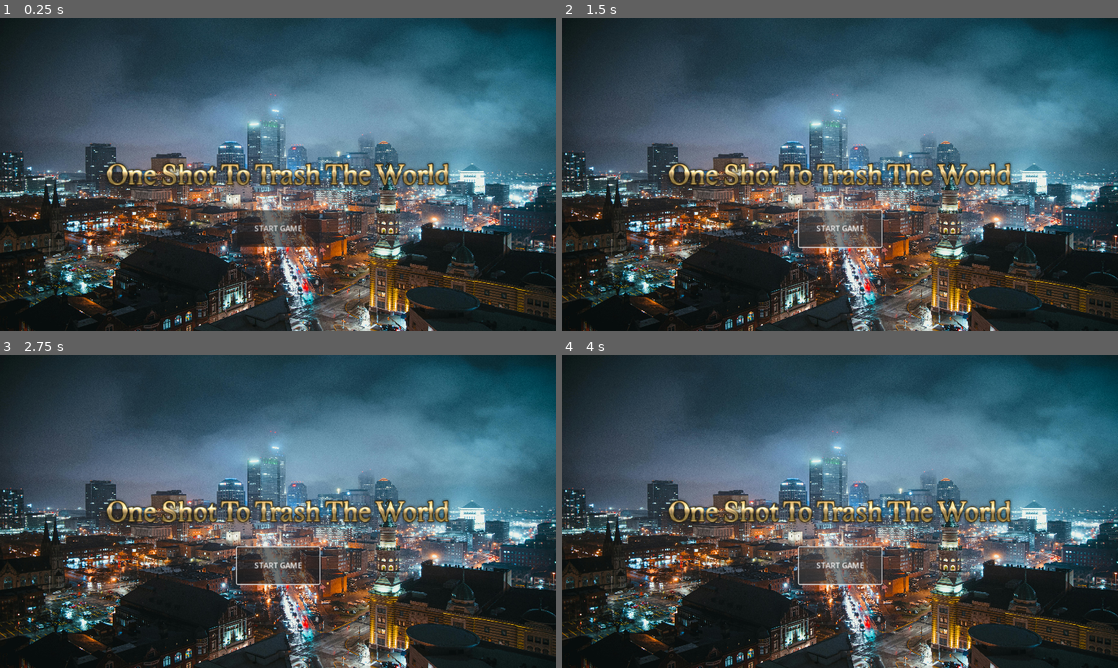
Above: before the commit, frames 1-4 (two rows, left to right).
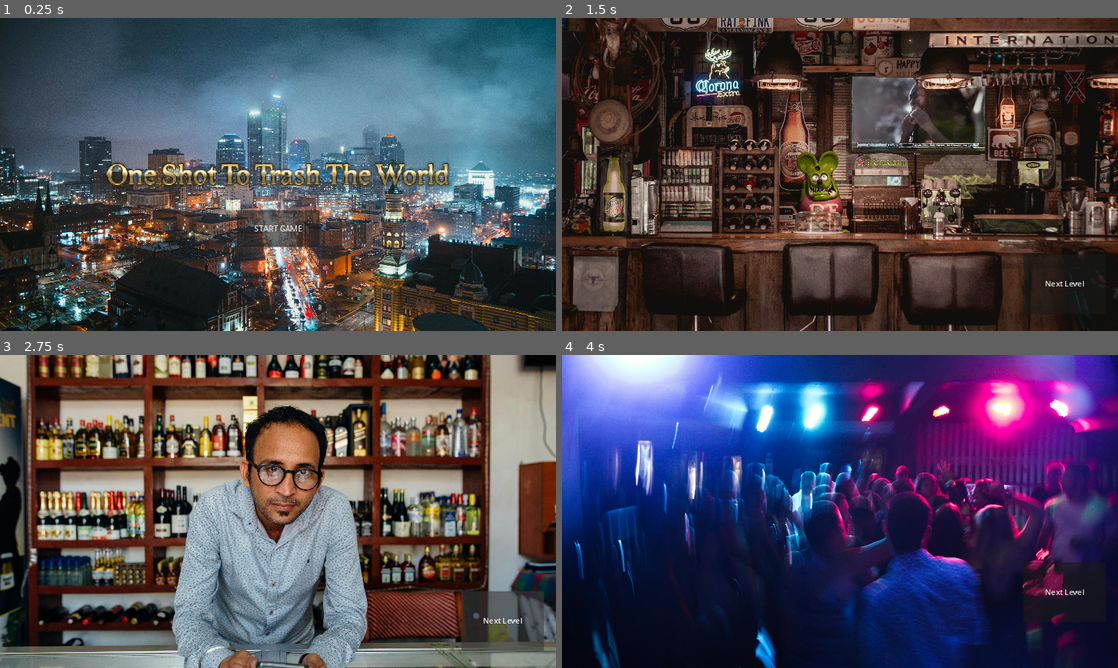
Above: after the commit, the same moments.

Repository: TreSmith/JameGamGameJam
Game: Godot game, scene res://Scenes/UI/main_menu.tscn
The game is run twice, just before and just after one commit, with the same random seed, the same clock (stepped at 60 frames per second) and the same inputs.
Inputs (mouse positions are in pixels of both pictures, inside the frame that each line leads up to):
- Up to frame 1 (0.25 s): no input
- Up to frame 2 (1.5 s): click "START GAME" at 0.5 s; click (840, 227) at 1.25 s, where only the run before the commit has a clickable "START GAME"
- Up to frame 3 (2.75 s): click (500, 621) at 2 s, where only the run after the commit has a clickable "Next Level"
- Up to frame 4 (4 s): click (1062, 621) at 2.75 s, where only the run after the commit has a clickable "Next Level"; click (840, 564) at 3.5 s, where only the run before the commit has a clickable "START GAME"

The runs differ from the first frame. In frame 1, 44% of the frame differs, in the area x 0-100%, y 0-100%; in frame 2, 88%; in frame 3, 94%; in frame 4, 87%.

Commit message:
adding scene transitions

Diff:
--- a/Scenes/Levels/level_1.tscn
+++ b/Scenes/Levels/level_1.tscn
@@ -1,18 +1,25 @@
-[gd_scene load_steps=2 format=3 uid="uid://3m8fja3p3ixi"]
+[gd_scene load_steps=4 format=3 uid="uid://3m8fja3p3ixi"]
 
 [ext_resource type="Texture2D" uid="uid://bd53a7xjwuleu" path="res://Assets/Backgrounds/Level1.jpg" id="1_j2ew7"]
+[ext_resource type="Script" path="res://Scripts/level_script.gd" id="1_n3ubw"]
+[ext_resource type="PackedScene" uid="uid://ca0k0j0evguft" path="res://Scenes/UI/next_level.tscn" id="3_v7kdf"]
 
 [node name="Level_1" type="Node2D"]
+script = ExtResource("1_n3ubw")
 
-[node name="Background" type="TextureRect" parent="."]
+[node name="UI_Layer" type="CanvasLayer" parent="."]
+layer = 0
+
+[node name="Background" type="TextureRect" parent="UI_Layer"]
 anchors_preset = 15
 anchor_right = 1.0
 anchor_bottom = 1.0
-offset_left = -2.0
-offset_top = -6.0
-offset_right = 1157.0
-offset_bottom = 770.0
 grow_horizontal = 2
 grow_vertical = 2
 texture = ExtResource("1_j2ew7")
 expand_mode = 3
+stretch_mode = 6
+
+[node name="NextLevel" parent="UI_Layer" instance=ExtResource("3_v7kdf")]
+
+[connection signal="next_level" from="UI_Layer/NextLevel" to="." method="_on_next_level_next_level"]
--- a/Scenes/Levels/level_2.tscn
+++ b/Scenes/Levels/level_2.tscn
@@ -1,18 +1,26 @@
-[gd_scene load_steps=2 format=3 uid="uid://sk06dailw4rp"]
+[gd_scene load_steps=4 format=3 uid="uid://sk06dailw4rp"]
 
 [ext_resource type="Texture2D" uid="uid://dt3smeuvoydug" path="res://Assets/Backgrounds/Level2.jpg" id="1_n2d4i"]
+[ext_resource type="Script" path="res://Scripts/level_script.gd" id="1_on5jf"]
+[ext_resource type="PackedScene" uid="uid://ca0k0j0evguft" path="res://Scenes/UI/next_level.tscn" id="3_gtfh0"]
 
 [node name="level_2" type="Node2D"]
+script = ExtResource("1_on5jf")
 
-[node name="Background" type="TextureRect" parent="."]
+[node name="UI_Layer" type="CanvasLayer" parent="."]
+
+[node name="Background" type="TextureRect" parent="UI_Layer"]
 anchors_preset = 15
 anchor_right = 1.0
 anchor_bottom = 1.0
-offset_left = -45.0
-offset_top = -72.0
-offset_right = 1208.0
-offset_bottom = 763.0
 grow_horizontal = 2
 grow_vertical = 2
 texture = ExtResource("1_n2d4i")
 expand_mode = 3
+stretch_mode = 6
+
+[node name="NextLevel" parent="UI_Layer" instance=ExtResource("3_gtfh0")]
+offset_top = -60.0
+offset_bottom = 590.0
+
+[connection signal="next_level" from="UI_Layer/NextLevel" to="." method="_on_next_level_next_level"]
--- a/Scenes/Levels/level_3.tscn
+++ b/Scenes/Levels/level_3.tscn
@@ -1,18 +1,24 @@
-[gd_scene load_steps=2 format=3 uid="uid://dnyrd3qv8iptj"]
+[gd_scene load_steps=4 format=3 uid="uid://dnyrd3qv8iptj"]
 
+[ext_resource type="Script" path="res://Scripts/level_script.gd" id="1_pyrow"]
 [ext_resource type="Texture2D" uid="uid://bm1ygorpkugxo" path="res://Assets/Backgrounds/Level3.jpg" id="1_rrwl0"]
+[ext_resource type="PackedScene" uid="uid://ca0k0j0evguft" path="res://Scenes/UI/next_level.tscn" id="3_aiwgx"]
 
 [node name="level_3" type="Node2D"]
+script = ExtResource("1_pyrow")
 
-[node name="Background" type="TextureRect" parent="."]
+[node name="UI_Layer" type="CanvasLayer" parent="."]
+
+[node name="Background" type="TextureRect" parent="UI_Layer"]
 anchors_preset = 15
 anchor_right = 1.0
 anchor_bottom = 1.0
-offset_left = 3.0
-offset_top = -51.0
-offset_right = 1155.0
-offset_bottom = 813.0
 grow_horizontal = 2
 grow_vertical = 2
 texture = ExtResource("1_rrwl0")
 expand_mode = 3
+stretch_mode = 6
+
+[node name="NextLevel" parent="UI_Layer" instance=ExtResource("3_aiwgx")]
+
+[connection signal="next_level" from="UI_Layer/NextLevel" to="." method="_on_next_level_next_level"]
--- a/Scenes/Levels/level_4.tscn
+++ b/Scenes/Levels/level_4.tscn
@@ -1,18 +1,24 @@
-[gd_scene load_steps=2 format=3 uid="uid://cy3fgiw2rwbv2"]
+[gd_scene load_steps=4 format=3 uid="uid://cy3fgiw2rwbv2"]
 
+[ext_resource type="Script" path="res://Scripts/level_script.gd" id="1_0e4vm"]
 [ext_resource type="Texture2D" uid="uid://cs1kh062akifw" path="res://Assets/Backgrounds/Level4.jpg" id="1_lmou2"]
+[ext_resource type="PackedScene" uid="uid://ca0k0j0evguft" path="res://Scenes/UI/next_level.tscn" id="3_vwa8l"]
 
 [node name="level_4" type="Node2D"]
+script = ExtResource("1_0e4vm")
 
-[node name="TextureRect" type="TextureRect" parent="."]
+[node name="CanvasLayer" type="CanvasLayer" parent="."]
+
+[node name="Background" type="TextureRect" parent="CanvasLayer"]
 anchors_preset = 15
 anchor_right = 1.0
 anchor_bottom = 1.0
-offset_left = -43.0
-offset_top = -28.0
-offset_right = 1210.0
-offset_bottom = 824.0
 grow_horizontal = 2
 grow_vertical = 2
 texture = ExtResource("1_lmou2")
 expand_mode = 3
+stretch_mode = 6
+
+[node name="NextLevel" parent="CanvasLayer" instance=ExtResource("3_vwa8l")]
+
+[connection signal="next_level" from="CanvasLayer/NextLevel" to="." method="_on_next_level_next_level"]
--- a/Scenes/Levels/level_5.tscn
+++ b/Scenes/Levels/level_5.tscn
@@ -1,18 +1,24 @@
-[gd_scene load_steps=2 format=3 uid="uid://b260heag1djpo"]
+[gd_scene load_steps=4 format=3 uid="uid://b260heag1djpo"]
 
 [ext_resource type="Texture2D" uid="uid://cac7gk12y0coj" path="res://Assets/Backgrounds/Level5.jpg" id="1_7tv0g"]
+[ext_resource type="Script" path="res://Scripts/level_script.gd" id="1_eglit"]
+[ext_resource type="PackedScene" uid="uid://ca0k0j0evguft" path="res://Scenes/UI/next_level.tscn" id="3_qc7gi"]
 
 [node name="level_5" type="Node2D"]
+script = ExtResource("1_eglit")
 
-[node name="Background" type="TextureRect" parent="."]
+[node name="CanvasLayer" type="CanvasLayer" parent="."]
+
+[node name="Background" type="TextureRect" parent="CanvasLayer"]
 anchors_preset = 15
 anchor_right = 1.0
 anchor_bottom = 1.0
-offset_left = -3.0
-offset_top = -66.0
-offset_right = 1159.0
-offset_bottom = 709.0
 grow_horizontal = 2
 grow_vertical = 2
 texture = ExtResource("1_7tv0g")
 expand_mode = 3
+stretch_mode = 6
+
+[node name="NextLevel" parent="CanvasLayer" instance=ExtResource("3_qc7gi")]
+
+[connection signal="next_level" from="CanvasLayer/NextLevel" to="." method="_on_next_level_next_level"]
--- a/Scenes/Levels/shop.tscn
+++ b/Scenes/Levels/shop.tscn
@@ -1,18 +1,24 @@
-[gd_scene load_steps=2 format=3 uid="uid://cyyk64t77bkhr"]
+[gd_scene load_steps=4 format=3 uid="uid://cyyk64t77bkhr"]
 
+[ext_resource type="Script" path="res://Scripts/level_script.gd" id="1_g8vmq"]
 [ext_resource type="Texture2D" uid="uid://caec80768mumv" path="res://Assets/Backgrounds/Shop.jpg" id="1_k8gka"]
+[ext_resource type="PackedScene" uid="uid://ca0k0j0evguft" path="res://Scenes/UI/next_level.tscn" id="3_1sknc"]
 
 [node name="shop" type="Node2D"]
+script = ExtResource("1_g8vmq")
 
-[node name="TextureRect" type="TextureRect" parent="."]
+[node name="Background" type="CanvasLayer" parent="."]
+
+[node name="TextureRect" type="TextureRect" parent="Background"]
 anchors_preset = 15
 anchor_right = 1.0
 anchor_bottom = 1.0
-offset_left = -8.0
-offset_top = -138.0
-offset_right = 1178.0
-offset_bottom = 656.0
 grow_horizontal = 2
 grow_vertical = 2
 texture = ExtResource("1_k8gka")
-expand_mode = 3
+expand_mode = 5
+stretch_mode = 5
+
+[node name="NextLevel" parent="Background" instance=ExtResource("3_1sknc")]
+
+[connection signal="next_level" from="Background/NextLevel" to="." method="_on_next_level_next_level"]
--- /dev/null
+++ b/Scenes/Main.tscn
@@ -0,0 +1,6 @@
+[gd_scene load_steps=2 format=3 uid="uid://bs7mnhrnoyeif"]
+
+[ext_resource type="Script" path="res://Scripts/ManagerScripts/Main.gd" id="1_q30d1"]
+
+[node name="Main" type="Node"]
+script = ExtResource("1_q30d1")
--- a/Scenes/UI/main_menu.tscn
+++ b/Scenes/UI/main_menu.tscn
@@ -4,13 +4,20 @@
 [ext_resource type="Script" path="res://Scripts/UI/main_menu.gd" id="1_vuw2v"]
 [ext_resource type="Texture2D" uid="uid://7gyfoov0dcey" path="res://Assets/TitleCard.png" id="2_5sgxa"]
 
-[node name="MainMenu" type="Node"]
+[node name="MainMenu" type="Control"]
+layout_mode = 3
+anchors_preset = 0
 script = ExtResource("1_vuw2v")
 
 [node name="Background" type="TextureRect" parent="."]
+layout_mode = 1
 anchors_preset = 15
 anchor_right = 1.0
 anchor_bottom = 1.0
+offset_left = -19.0
+offset_top = -74.0
+offset_right = 1177.0
+offset_bottom = 723.0
 grow_horizontal = 2
 grow_vertical = 2
 texture = ExtResource("1_ohcko")
--- /dev/null
+++ b/Scenes/UI/next_level.tscn
@@ -0,0 +1,29 @@
+[gd_scene load_steps=2 format=3 uid="uid://ca0k0j0evguft"]
+
+[ext_resource type="Script" path="res://Scripts/UI/next_level.gd" id="1_8sx43"]
+
+[node name="NextLevel" type="Control"]
+layout_mode = 3
+anchors_preset = 0
+offset_right = 1141.0
+offset_bottom = 650.0
+script = ExtResource("1_8sx43")
+
+[node name="NextLevelBtn" type="Button" parent="."]
+layout_mode = 1
+anchors_preset = 8
+anchor_left = 0.5
+anchor_top = 0.5
+anchor_right = 0.5
+anchor_bottom = 0.5
+offset_left = 385.5
+offset_top = 164.0
+offset_right = 556.5
+offset_bottom = 288.0
+grow_horizontal = 2
+grow_vertical = 2
+size_flags_horizontal = 4
+size_flags_vertical = 4
+text = "Next Level"
+
+[connection signal="pressed" from="NextLevelBtn" to="." method="_on_next_level_btn_pressed"]
--- /dev/null
+++ b/Scripts/ManagerScripts/Main.gd
@@ -0,0 +1,11 @@
+extends Node
+
+func _ready():
+	var path = ""
+	if SceneManager.current_scene_type == SceneManager.SceneType.Level:
+		var level_num = str(SceneManager.current_level)
+		path = "res://Scenes/Levels/level_%s.tscn" % level_num
+	else:
+		path = 	"res://Scenes/Levels/shop.tscn"
+	var level = load(path).instantiate()
+	add_child(level)
--- a/Scripts/ManagerScripts/scene_manager.gd
+++ b/Scripts/ManagerScripts/scene_manager.gd
@@ -1 +1,30 @@
 extends Node
+
+enum SceneType {
+	Menu,
+	Level,
+	Shop
+}
+
+var num_levels = 5
+var current_level = 0
+var current_scene_type = SceneType.Menu
+
+var game_scene = "res://Scenes/Main.tscn"
+var title_scene = "res://Scenes/UI/main_menu.tscn"
+
+func restart():
+	current_level = 0
+	current_scene_type = SceneType.Menu
+	get_tree().change_scene_to_file(title_scene)
+
+func next_level():
+	if current_scene_type != SceneType.Level && current_level <= num_levels:
+		current_level += 1
+		current_scene_type = SceneType.Level
+		get_tree().change_scene_to_file(game_scene)
+	elif current_scene_type == SceneType.Level && current_level < num_levels:
+		current_scene_type = SceneType.Shop
+		get_tree().change_scene_to_file(game_scene)
+	else:
+		restart()
--- a/Scripts/UI/main_menu.gd
+++ b/Scripts/UI/main_menu.gd
@@ -1,4 +1,6 @@
 extends Node
 
+#handle start game
 func _on_button_pressed():
-	pass # Replace with function body.
+	print("Button Pressed")
+	SceneManager.next_level()
--- /dev/null
+++ b/Scripts/UI/next_level.gd
@@ -0,0 +1,6 @@
+extends Control
+
+signal next_level
+
+func _on_next_level_btn_pressed():
+	next_level.emit()
--- /dev/null
+++ b/Scripts/level_script.gd
@@ -0,0 +1,4 @@
+extends Node2D
+
+func _on_next_level_next_level():
+	SceneManager.next_level()
--- a/project.godot
+++ b/project.godot
@@ -26,4 +26,5 @@
 
 [rendering]
 
+textures/canvas_textures/default_texture_filter=0
 renderer/rendering_method="mobile"
